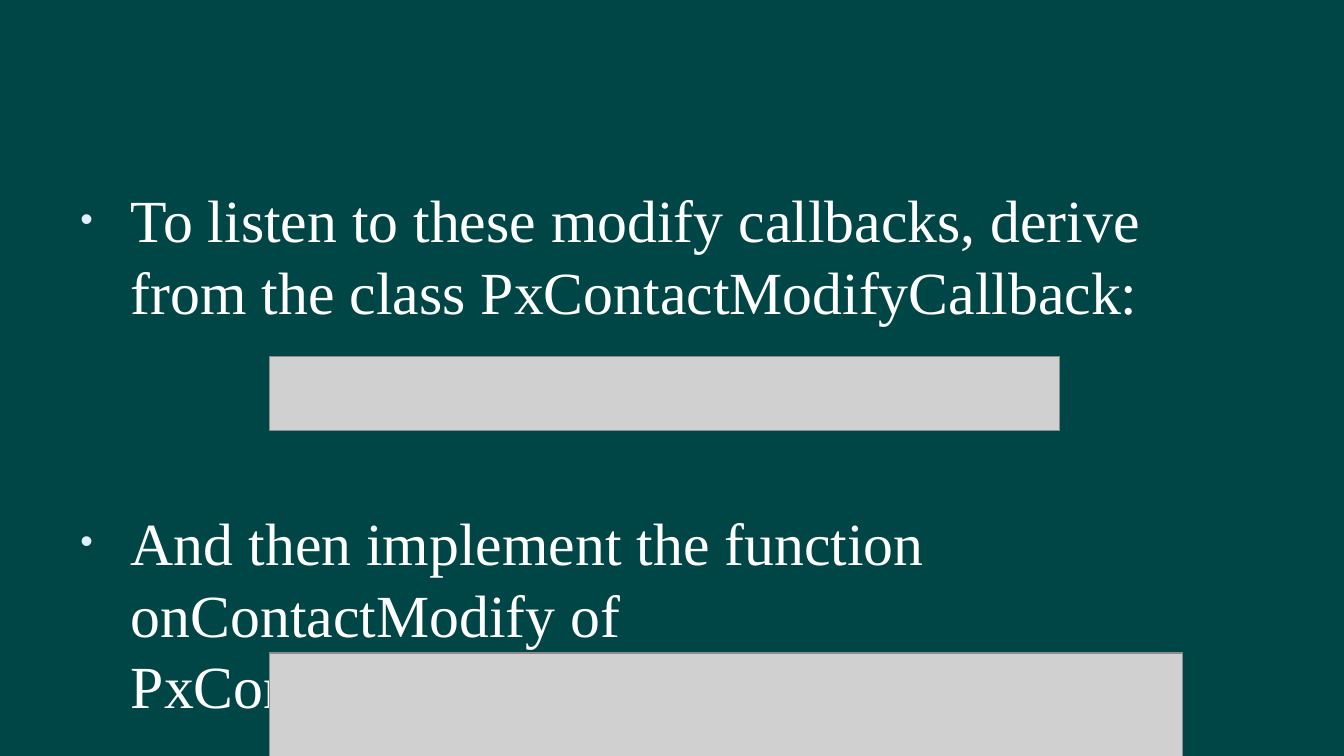
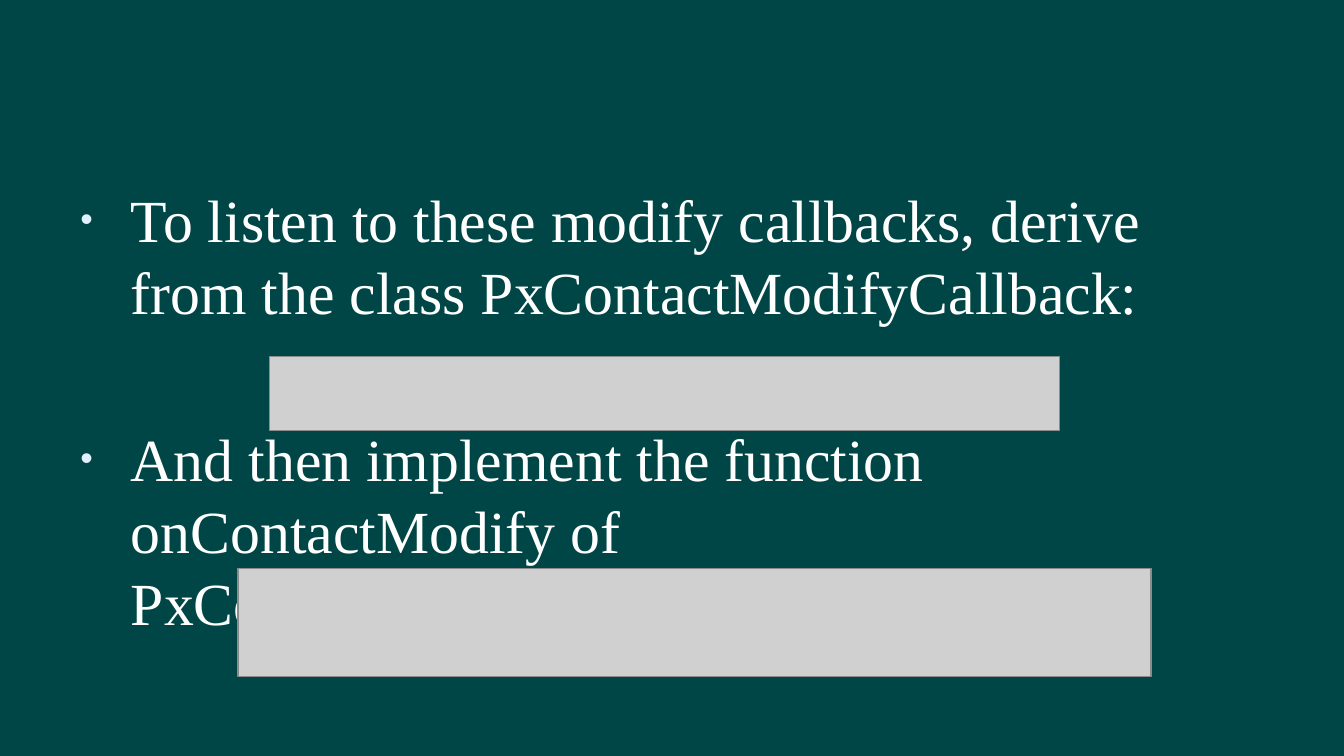
Before and after one commit to hanhonglei/Course_GamePhysics, a slide deck: slide 18 of Slides/7 Callbacks and Customization/Callbacks and Customization.pptx. Drawn at 1344x756 pixels with LibreOffice and Linux fonts; fonts in the diff are those of the drawing; grey boxes stand for pictures; background and template pictures are left out. Boxes give left, top, right and bottom in pixels: in the first picture for what was removed or moved away, otherwise in the second. Text is boxed around its words. In the diff, an @@ line names an element or a change of style, - is before the commit and + after.

Commit message:
Add advanced event callback sample.

```diff
--- a/Slides/7 Callbacks and Customization/Callbacks and Customization.pptx
+++ b/Slides/7 Callbacks and Customization/Callbacks and Customization.pptx
@@ text "To listen to these modify ..." rewrapped from [131, 200, 1139, 648] to [131, 200, 1139, 636] @@
@@ picture: place and size @@
-picture at [270, 653, 1183, 756]
+picture at [238, 569, 1150, 677]
```
Also in this commit, not shown: 1 other slide changed, 2 slides added, 2 slides removed, 12 other files.
